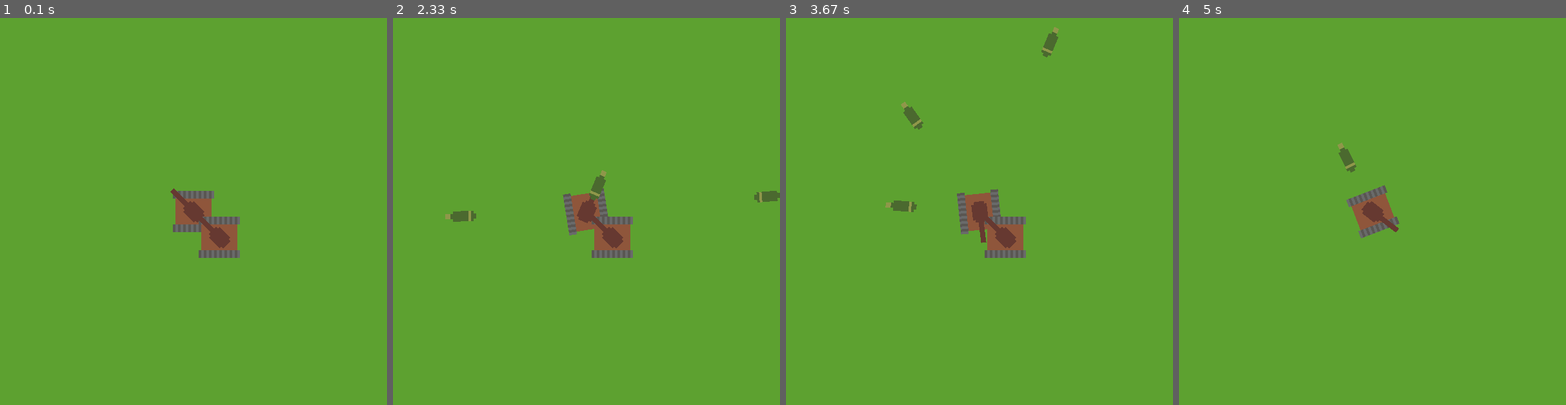
Above: before the commit, frames 1-4 (left to right).
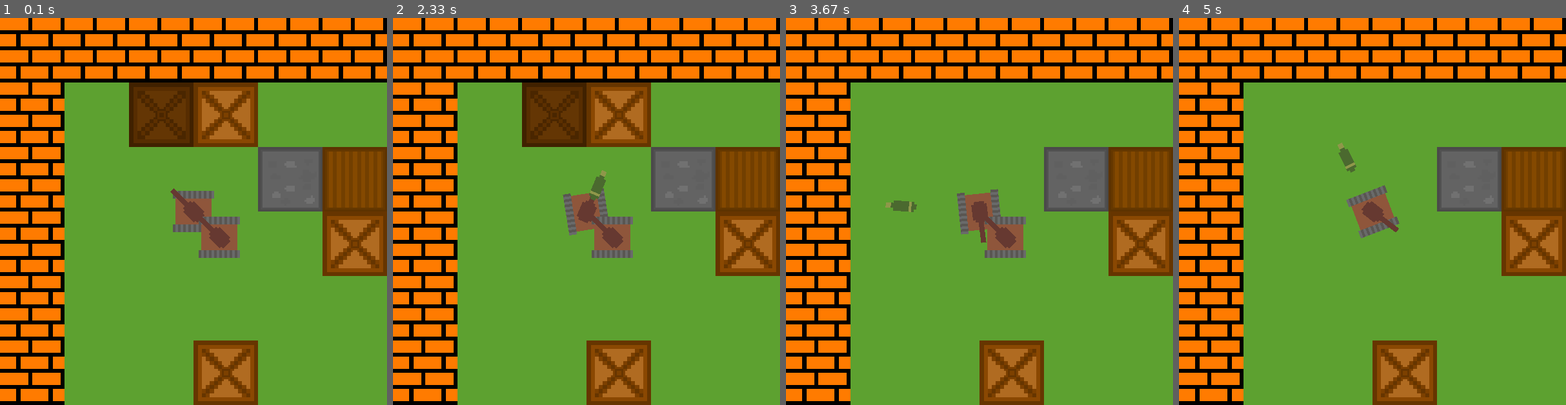
Above: after the commit, the same moments.

Repository: f1rsov08/PyGameProject
Game: pygame game, started from main.py
Same seed, same stepped clock (60 frames per second), same inputs: the game is played once before the commit and once after it.
Inputs (mouse positions are in pixels of both pictures, inside the frame that each line leads up to):
- Up to frame 1 (0.1 s): no input
- Up to frame 2 (2.33 s): click (586, 211) at 0.38 s; hold D 0.67-1.13 s; click (710, 199) at 0.75 s; hold D 1.17-1.47 s; click (493, 215) at 1.25 s; hold D 1.5-1.97 s; click (466, 304) at 1.58 s; hold A from 2 s (still down); click (644, 76) at 2.08 s
- Up to frame 3 (3.67 s): release A at 2.53 s; hold D 2.57-2.87 s; click (878, 68) at 2.65 s; hold A 2.9-3.3 s; click (840, 199) at 2.98 s; hold D from 3.33 s (still down); click (983, 250) at 3.42 s
- Up to frame 4 (5 s): release D at 3.7 s; hold D 3.73-4.37 s; click (1519, 358) at 3.82 s; hold D 4.4-4.77 s; click (1310, 83) at 4.48 s; hold A from 4.8 s (still down); click (1507, 312) at 4.88 s

The runs differ from the first frame. In frame 1, 47% of the frame differs, in the area x 0-100%, y 0-100%; in frame 2, 47%; in frame 3, 42%; in frame 4, 42%.

Commit message:
Добавил инициализацию класса Maps

Diff:
--- a/main.py
+++ b/main.py
@@ -418,6 +418,9 @@
 
 
 if __name__ == '__main__':
+    map = Maps(screen)
+    map.select(1)
+    map.generate()
 
     # Травяной цвет)
     #screen.fill((93, 161, 48))
